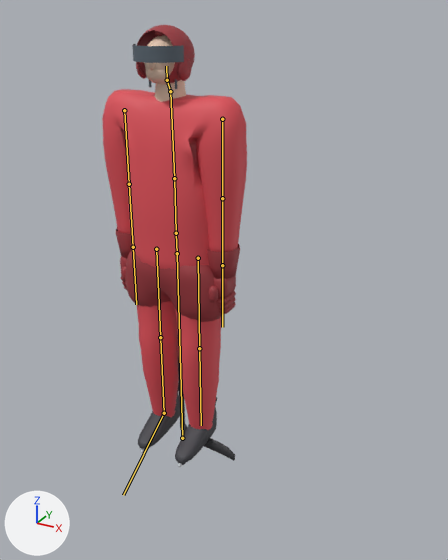
What one commit did to the glTF model src/render3d/assets/skater.glb.
Both versions are drawn from a 50 mm lens placed at (4.72, -7.15, 6.65), pointed at (0.44, 0.63, 2.76). Arrows for +X, +Y and +Z are at lower left; the lights stay in place. The first picture is the older version. The bones that change, and the others that lie on the model, are drawn over the model as lines.

The first picture shows 'Skater'.
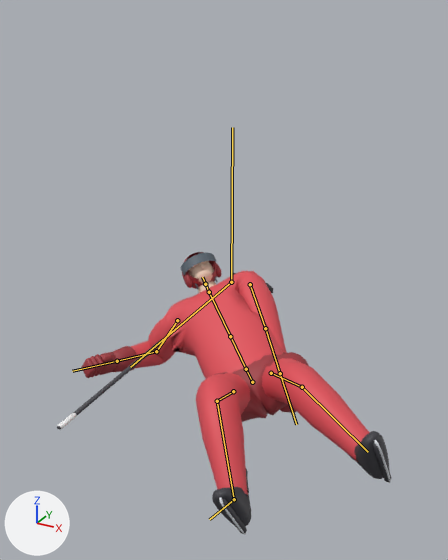
The newer file adds an action. The first version stands in its rest pose; the second is drawn at frame 16 of the action 'hit_fall_side_L'.

Where the change shows, as pixel boxes [x1, y1, x2, y2] in the pictures (448 x 560 px):
'Skater', posed (129% wider, 36% shorter)
    before: [102, 25, 247, 467]
    after: [57, 252, 391, 534]
bone 'hips', root to tip
    before: (177, 253) to (176, 233)
    after: (252, 382) to (246, 369)
bone 'spine', root to tip
    before: (176, 233) to (174, 178)
    after: (246, 369) to (230, 336)
bone 'chest', root to tip
    before: (174, 178) to (170, 91)
    after: (230, 336) to (209, 292)
bone 'neck', root to tip
    before: (170, 91) to (167, 80)
    after: (209, 292) to (205, 284)
bone 'head', root to tip
    before: (167, 80) to (166, 66)
    after: (205, 284) to (202, 277)
bone 'upperarm_L', root to tip
    before: (222, 119) to (222, 198)
    after: (250, 284) to (265, 328)
bone 'forearm_L', root to tip
    before: (222, 198) to (222, 265)
    after: (265, 328) to (280, 373)
bone 'upperarm_R', root to tip
    before: (124, 110) to (129, 184)
    after: (177, 320) to (156, 351)
bone 'forearm_R', root to tip
    before: (129, 184) to (133, 247)
    after: (156, 351) to (117, 361)
bone 'thigh_L', root to tip
    before: (198, 258) to (199, 348)
    after: (271, 373) to (302, 387)
bone 'shin_L', root to tip
    before: (199, 348) to (201, 425)
    after: (302, 387) to (368, 452)
bone 'thigh_R', root to tip
    before: (156, 249) to (160, 337)
    after: (233, 391) to (217, 401)
bone 'shin_R', root to tip
    before: (160, 337) to (164, 413)
    after: (217, 401) to (234, 499)
bone 'foot_R', root to tip
    before: (164, 413) to (123, 495)
    after: (234, 499) to (209, 519)
bone 'stick', root to tip
    before: (182, 438) to (177, 253)
    after: (231, 282) to (130, 367)
bone 'stick_blade', root to tip
    before: (182, 438) to (177, 253)
    after: (231, 282) to (232, 127)

What the commit changed:
Bone 'hips' (bone_hips) moves from (0.0, 0.0, 0.0) to (0.78, -2.57, -1.03).
Bone 'hips' (bone_hips) turns from (0, 0, 0) to (-55, 37, 30) degrees about its own x, y and z.
Bone 'spine' (bone_spine) turns from (0, 0, 0) to (5, 0, 0) degrees about its own x, y and z.
Bone 'chest' (bone_chest) turns from (0, 0, 0) to (1, 0, 0) degrees about its own x, y and z.
Bone 'neck' (bone_neck) turns from (0, 0, 0) to (8, 7, -2) degrees about its own x, y and z.
Bone 'head' (bone_head) turns from (0, 0, 0) to (9, 7, 1) degrees about its own x, y and z.
Bone 'upperarm_L' (bone_upperarm_l) turns from (0, 0, 0) to (5, 43, 11) degrees about its own x, y and z.
Bone 'forearm_L' (bone_forearm_l) turns from (0, 0, 0) to (-1, 0, 0) degrees about its own x, y and z.
Bone 'upperarm_R' (bone_upperarm_r) turns from (0, 0, 0) to (49, -17, 83) degrees about its own x, y and z.
Bone 'forearm_R' (bone_forearm_r) turns from (0, 0, 0) to (-93, 0, 0) degrees about its own x, y and z.
Bone 'thigh_L' (bone_thigh_l) turns from (0, 0, 0) to (-36, 0, -14) degrees about its own x, y and z.
Bone 'shin_L' (bone_shin_l) turns from (0, 0, 0) to (34, 0, 0) degrees about its own x, y and z.
Bone 'thigh_R' (bone_thigh_r) turns from (0, 0, 0) to (-50, 0, 13) degrees about its own x, y and z.
Bone 'shin_R' (bone_shin_r) turns from (0, 0, 0) to (62, 0, 0) degrees about its own x, y and z.
Bone 'foot_R' (bone_foot_r) turns from (0, 0, 0) to (-11, 0, 0) degrees about its own x, y and z.
Bone 'stick' (bone_stick) moves from (0.0, 0.0, 0.0) to (-1.12, 1.15, -3.83).
Bone 'stick' (bone_stick) turns from (0, 0, 0) to (98, -7, 6) degrees about its own x, y and z.
Bone 'stick_blade' (bone_stick_blade) moves from (0.0, 0.0, 0.0) to (-1.12, 1.15, -3.83).
